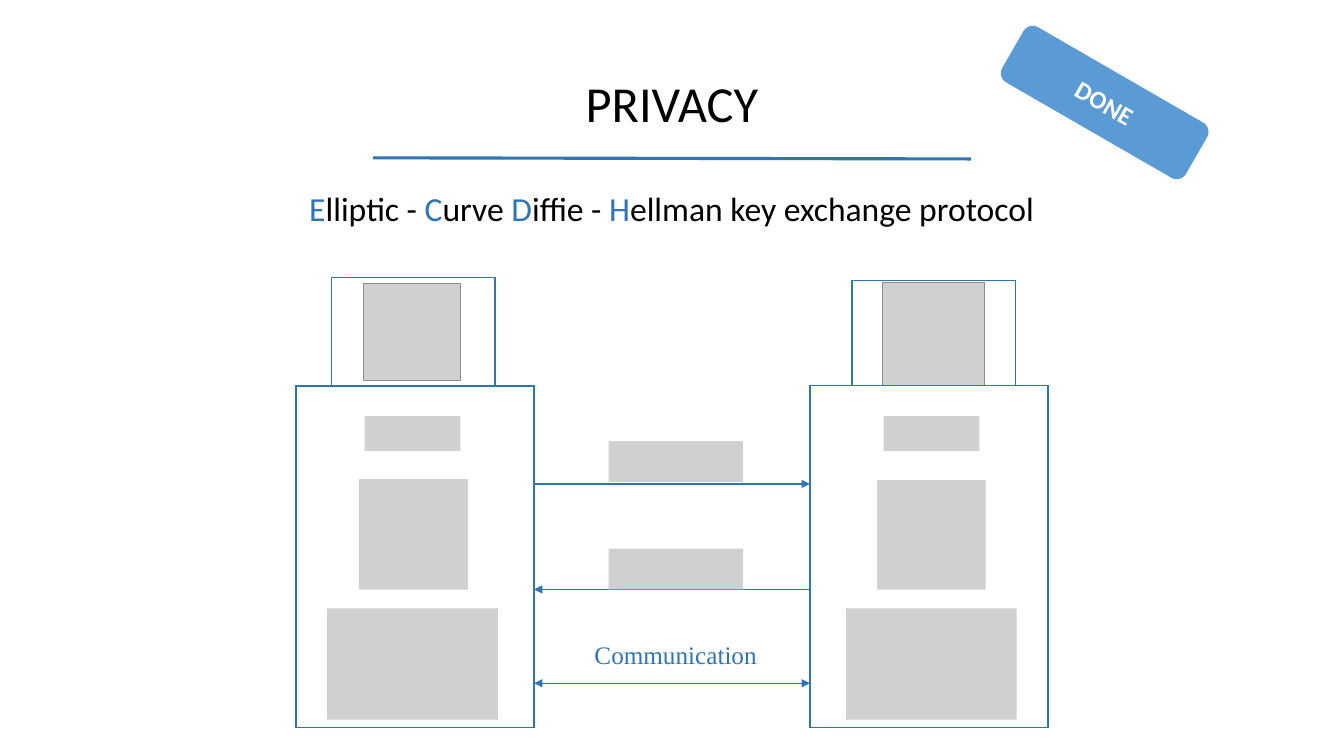
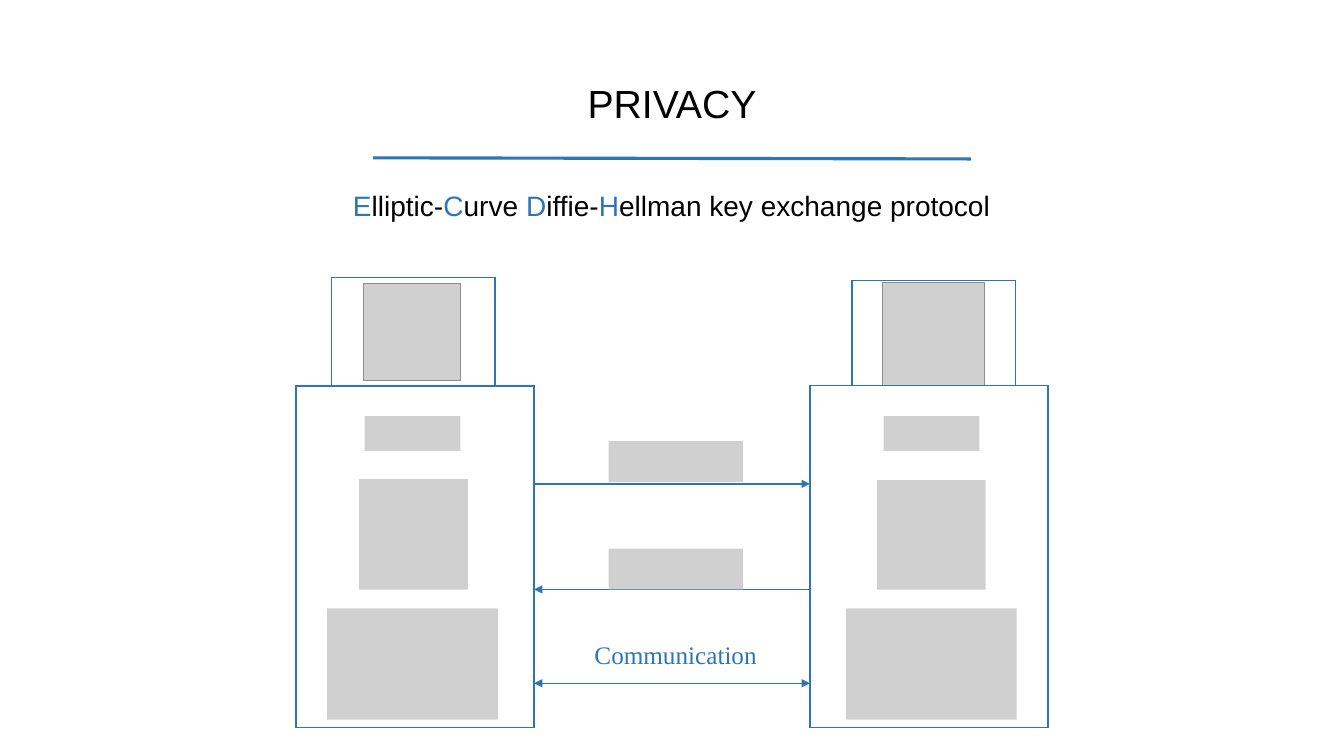
Before and after one commit to m-peko/SecureBLE, a slide deck: slide 4 of docs/SecureBLE.pptx. Drawn at 1344x756 pixels with LibreOffice and Linux fonts; fonts in the diff are those of the drawing; grey boxes stand for pictures. Boxes give left, top, right and bottom in pixels: in the first picture for what was removed or moved away, otherwise in the second. Text is boxed around its words. In the diff, an @@ line names an element or a change of style, - is before the commit and + after.

```diff
--- a/docs/SecureBLE.pptx
+++ b/docs/SecureBLE.pptx
@@ rounded rectangle removed at <box>997,22,1213,183</box> @@
-DONE
@@ title "PRIVACY" at <box>588,90,757,119</box>: size 36 to 28 pt, font Calibri to Arial @@
@@ text at <box>353,195,990,221</box>: text changed; size 24 to 20 pt; font Calibri to Arial @@
-Elliptic - Curve Diffie - Hellman key exchange protocol
+Elliptic-Curve Diffie-Hellman key exchange protocol
```
Also in this commit, not shown: 7 other slides changed, 4 slides added, 15 other files.
